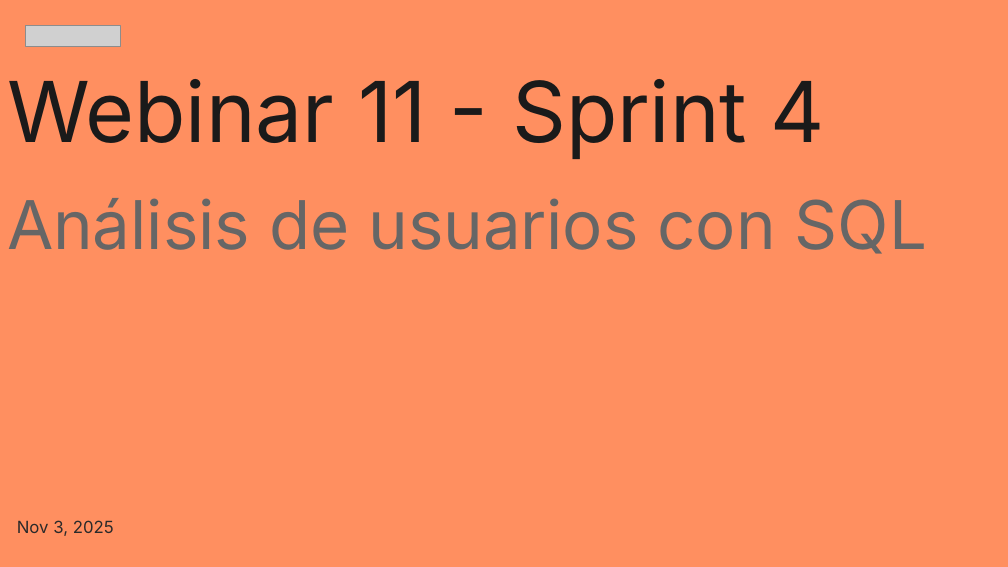
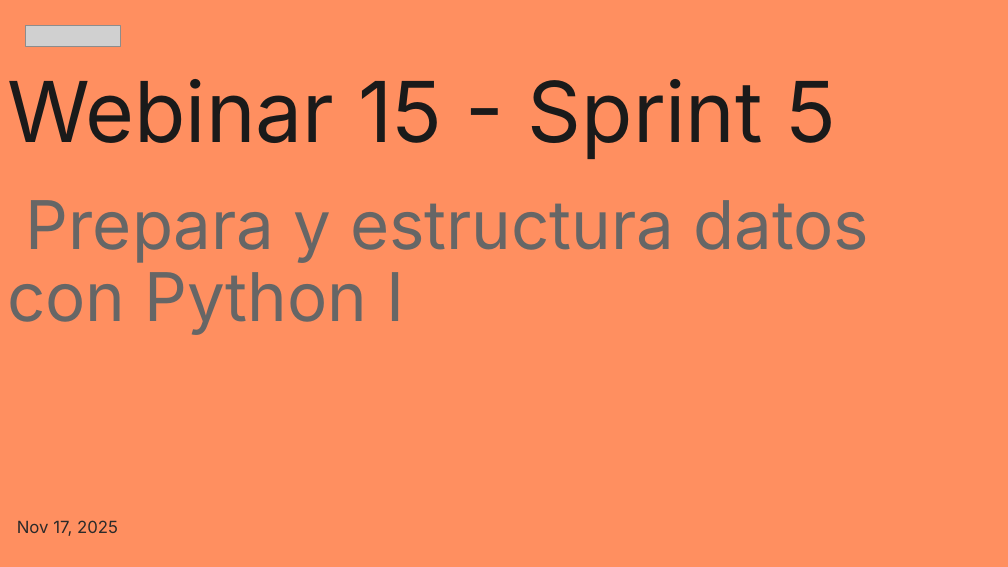
Before and after one commit to zyntonyson/bootcamp_ds_da, a slide deck: slide 1 of 05-da-v8-introduction-python/15-python-introduction.pptx. Drawn at 1008x567 pixels with LibreOffice and Linux fonts; fonts in the diff are those of the drawing; grey boxes stand for pictures. Boxes give left, top, right and bottom in pixels: in the first picture for what was removed or moved away, otherwise in the second. Text is boxed around its words. In the diff, an @@ line names an element or a change of style, - is before the commit and + after.

```diff
--- a/05-da-v8-introduction-python/15-python-introduction.pptx
+++ b/05-da-v8-introduction-python/15-python-introduction.pptx
@@ title at <box>7,79,869,335</box>: text changed @@
-Webinar 11 - Sprint 4
-Análisis de usuarios con SQL
+Webinar 15 - Sprint 5
+Prepara y estructura datos con Python I
@@ subtitle at <box>17,520,118,536</box>: text changed @@
-Nov 3, 2025
+Nov 17, 2025
```
Also in this commit, not shown: 3 other slides changed, 3 other files.
